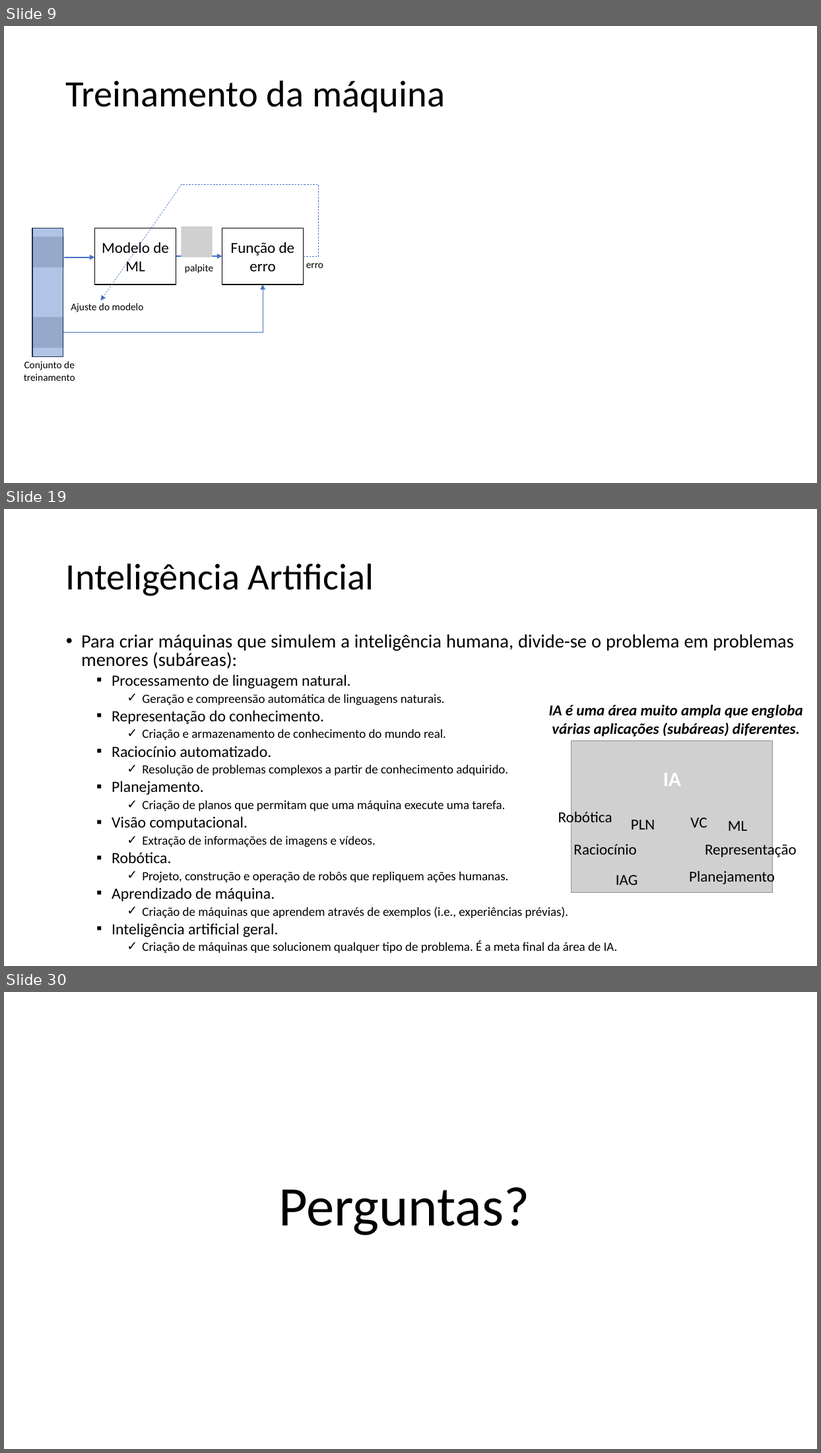
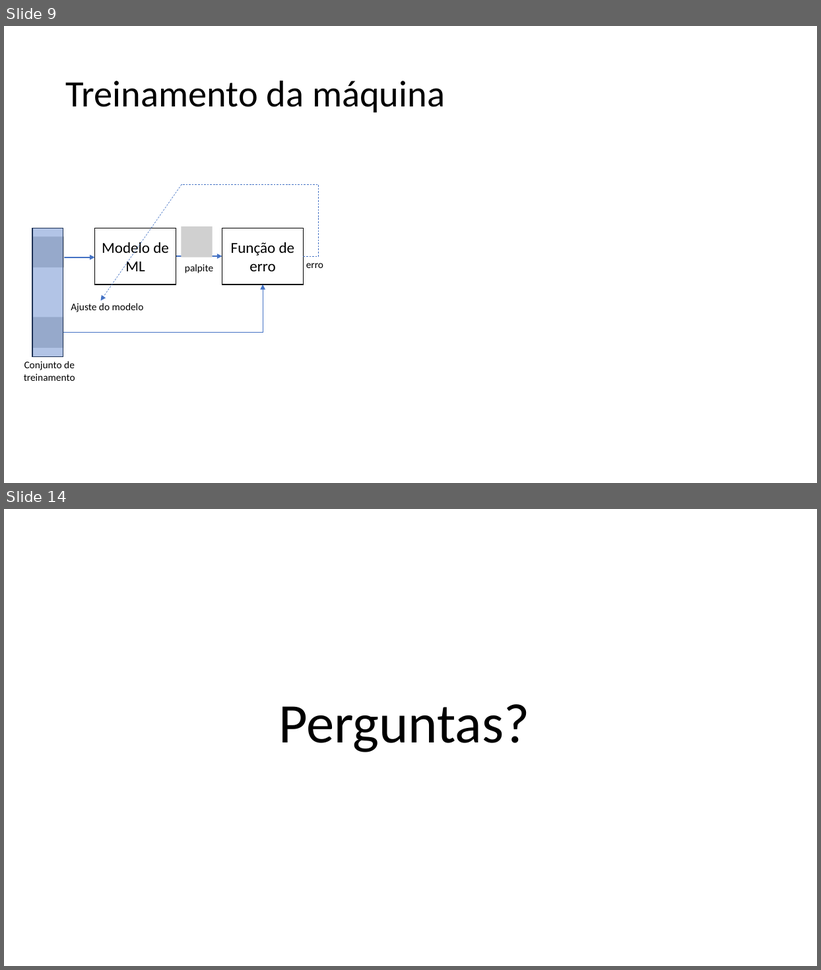
Before and after one commit to zz4fap/tp557-iot-ml, a slide deck: slides/TP557_4_O_Paradigma_do_Machine_Learning.pptx. Shown one above the other, each under a label of ours: slides 9, 19 and 30 before the commit, slides 9 and 14 after it; the slides between them are not shown. The pictures are 821x1453 and 821x970 pixels, drawn with LibreOffice and Linux fonts; fonts in the diff are those of the drawing; grey boxes stand for pictures. Boxes give left, top, right and bottom in pixels: in the first picture for what was removed or moved away, otherwise in the second. Text is boxed around its words. In the diff, an @@ line names an element or a change of style, - is before the commit and + after.

```diff
--- a/slides/TP557_4_O_Paradigma_do_Machine_Learning.pptx
+++ b/slides/TP557_4_O_Paradigma_do_Machine_Learning.pptx
@@ slide 19 removed at (4, 509, 817, 966), background #FFFFFF @@
@@ title removed at (66, 563, 374, 596) @@
-Inteligência Artificial
@@ text removed at (81, 634, 794, 953) @@
-• Para criar máquinas que simulem a inteligência humana, divide-se o problema em problemas menores (subáreas):
-  ▪ Processamento de linguagem natural.
-    ✓ Geração e compreensão automática de linguagens naturais.
-  ▪ Representação do conhecimento.
-    ✓ Criação e armazenamento de conhecimento do mundo real.
-  ▪ Raciocínio automatizado.
-    ✓ Resolução de problemas complexos a partir de conhecimento adquirido.
-  ▪ Planejamento.
-    ✓ Criação de planos que permitam que uma máquina execute uma tarefa.
-  ▪ Visão computacional.
-    ✓ Extração de informações de imagens e vídeos.
-  ▪ Robótica.
-    ✓ Projeto, construção e operação de robôs que repliquem ações humanas.
-  ▪ Aprendizado de máquina.
-    ✓ Criação de máquinas que aprendem através de exemplos (i.e., experiências prévias).
-  ▪ Inteligência artificial geral.
-    ✓ Criação de máquinas que solucionem qualquer tipo de problema. É a meta final da área de IA.
@@ text removed at (549, 704, 803, 737) @@
-IA é uma área muito ampla que engloba várias aplicações (subáreas) diferentes.
@@ group removed at (558, 741, 797, 892): 9 texts, 1 picture @@
-IA
-ML
-PLN
-Robótica
-VC
-Representação
-Planejamento
-IAG
-Raciocínio
@@ what was slide 30 is now slide 14 @@
```
Also in this commit, not shown: 3 slides changed, 2 slides added, 16 other slides removed, 2 other files.
